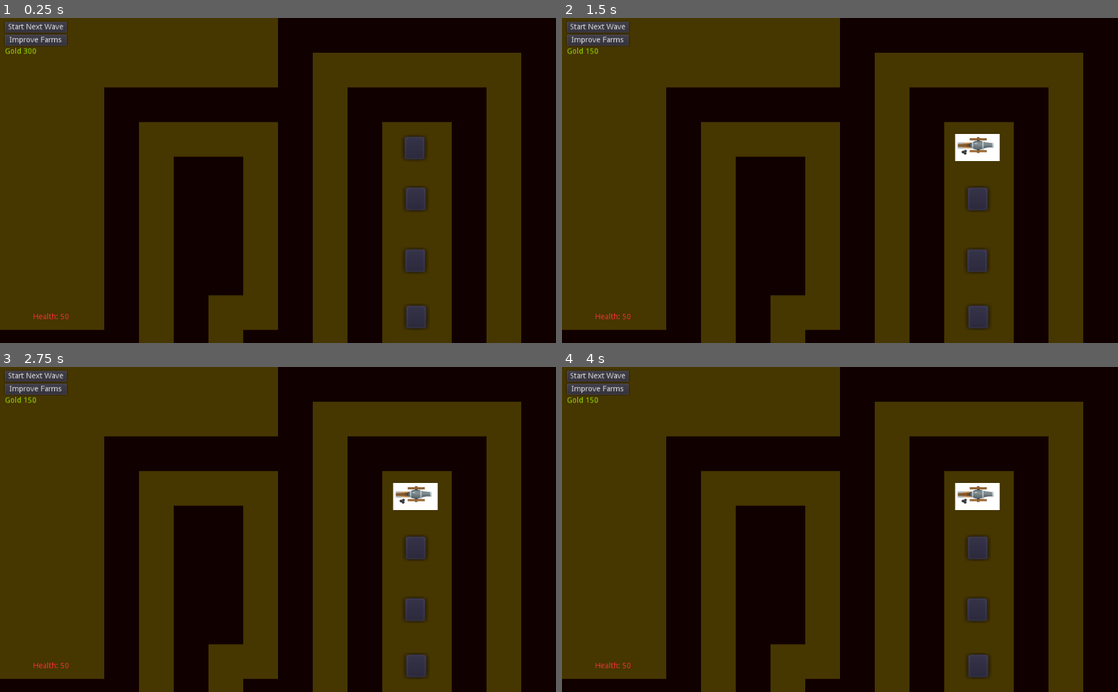
Above: before the commit, frames 1-4 (two rows, left to right).
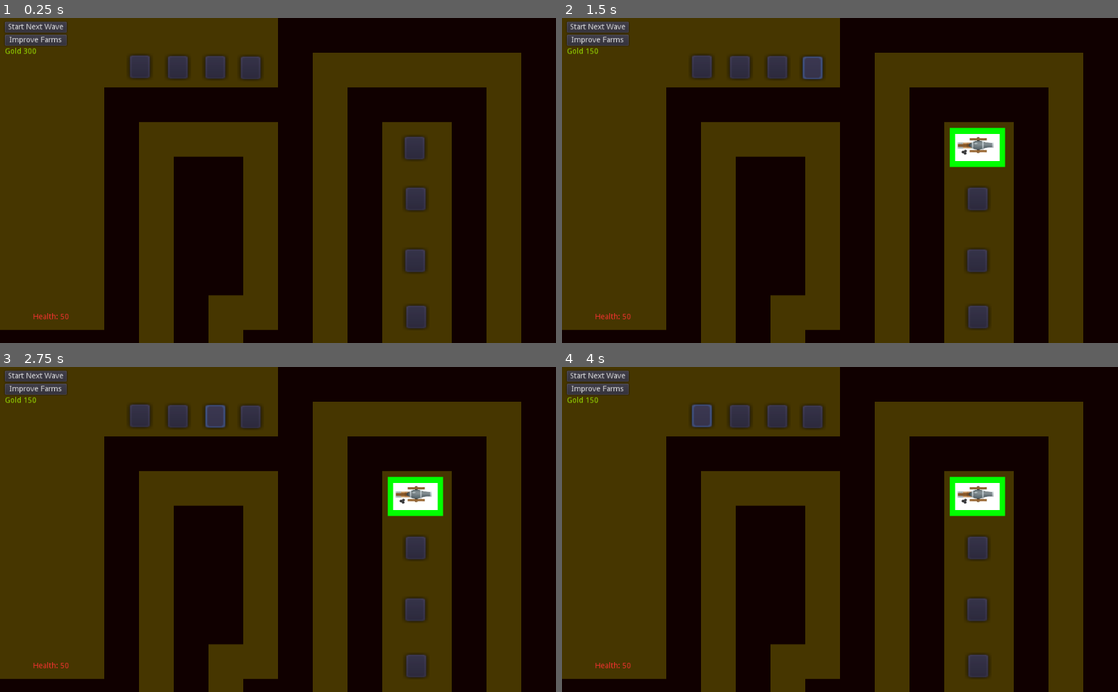
Above: after the commit, the same moments.

Repository: AugustDanell/Godot-Projects
Game: Godot game, scene res://TDD.tscn
Same seed, same stepped clock (60 frames per second), same inputs: the game is played once before the commit and once after it. The engine's default icon, where the game draws it, is replaced by a stand-in: a white triangle on a blue panel in a dark square.
Inputs (mouse positions are in pixels of both pictures, inside the frame that each line leads up to):
- Up to frame 1 (0.25 s): no input
- Up to frame 2 (1.5 s): click (979, 148) at 0.5 s; click (812, 66) at 1.27 s
- Up to frame 3 (2.75 s): click (216, 415) at 2.02 s
- Up to frame 4 (4 s): click (739, 415) at 2.77 s; click (701, 415) at 3.52 s

The runs differ from the first frame. In frame 1, 1.1% of the frame differs, in the area x 23-47%, y 11-20%; in frame 2, 1.6%; in frame 3, 1.6%; in frame 4, 1.6%, in the area x 23-80%, y 11-46%.

Commit message:
Added some markers to the cannon

Diff:
--- a/Towerdefence/TDD.tscn
+++ b/Towerdefence/TDD.tscn
@@ -23,7 +23,7 @@
 
 [sub_resource type="Curve2D" id=2]
 _data = {
-"points": PoolVector2Array( 0, 0, 0, 0, 1239, 166, 0, 0, 0, 0, 1079, 163, 0, 0, 0, 0, 108 …(270 unchanged characters)…
+"points": PoolVector2Array( 0, 0, 0, 0, 1294, 163, 0, 0, 0, 0, 1079, 163, 0, 0, 0, 0, 108 …(270 unchanged characters)…
 }
 
 [sub_resource type="CircleShape2D" id=3]
@@ -49,8 +49,8 @@
 curve = SubResource( 2 )
 
 [node name="PathFollow2D" type="PathFollow2D" parent="PathFollow2D"]
-position = Vector2( 1245, 151 )
-rotation = 3.03887
+position = Vector2( 1294, 163 )
+rotation = 3.14159
 script = ExtResource( 3 )
 speed = 1200
 
@@ -116,6 +116,38 @@
 margin_bottom = 333.0
 rect_scale = Vector2( 3.10195, 2.10406 )
 
+[node name="Button5" type="Button" parent="BuyingPhase/Tower Buttons"]
+modulate = Color( 0.823529, 0.807843, 1, 1 )
+margin_left = 443.0
+margin_top = 71.0
+margin_right = 455.0
+margin_bottom = 91.0
+rect_scale = Vector2( 3.10195, 2.10406 )
+
+[node name="Button6" type="Button" parent="BuyingPhase/Tower Buttons"]
+modulate = Color( 0.823529, 0.807843, 1, 1 )
+margin_left = 378.0
+margin_top = 70.0
+margin_right = 390.0
+margin_bottom = 90.0
+rect_scale = Vector2( 3.10195, 2.10406 )
+
+[node name="Button7" type="Button" parent="BuyingPhase/Tower Buttons"]
+modulate = Color( 0.823529, 0.807843, 1, 1 )
+margin_left = 309.0
+margin_top = 70.0
+margin_right = 321.0
+margin_bottom = 90.0
+rect_scale = Vector2( 3.10195, 2.10406 )
+
+[node name="Button8" type="Button" parent="BuyingPhase/Tower Buttons"]
+modulate = Color( 0.823529, 0.807843, 1, 1 )
+margin_left = 239.0
+margin_top = 69.0
+margin_right = 251.0
+margin_bottom = 89.0
+rect_scale = Vector2( 3.10195, 2.10406 )
+
 [node name="Take Damage" type="Node2D" parent="."]
 position = Vector2( 26, 531 )
 
@@ -141,3 +173,7 @@
 [connection signal="pressed" from="BuyingPhase/Tower Buttons/Button2" to="BuyingPhase" method="_on_Button2_pressed"]
 [connection signal="pressed" from="BuyingPhase/Tower Buttons/Button3" to="BuyingPhase" method="_on_Button3_pressed"]
 [connection signal="pressed" from="BuyingPhase/Tower Buttons/Button4" to="BuyingPhase" method="_on_Button4_pressed"]
+[connection signal="pressed" from="BuyingPhase/Tower Buttons/Button5" to="BuyingPhase" method="_on_Button5_pressed"]
+[connection signal="pressed" from="BuyingPhase/Tower Buttons/Button6" to="BuyingPhase" method="_on_Button6_pressed"]
+[connection signal="pressed" from="BuyingPhase/Tower Buttons/Button7" to="BuyingPhase" method="_on_Button7_pressed"]
+[connection signal="pressed" from="BuyingPhase/Tower Buttons/Button8" to="BuyingPhase" method="_on_Button8_pressed"]
--- a/Towerdefence/cannon.tscn
+++ b/Towerdefence/cannon.tscn
@@ -1,9 +1,10 @@
-[gd_scene load_steps=8 format=2]
+[gd_scene load_steps=9 format=2]
 
 [ext_resource path="res://cannon.png" type="Texture" id=1]
 [ext_resource path="res://cannonScript.gd" type="Script" id=2]
 [ext_resource path="res://sf_cannon_01.mp3" type="AudioStream" id=3]
 [ext_resource path="res://in_hammer_hit_04_hpx.mp3" type="AudioStream" id=4]
+[ext_resource path="res://board.png" type="Texture" id=5]
 
 [sub_resource type="CircleShape2D" id=1]
 radius = 7.80256
@@ -31,6 +32,7 @@
 
 [node name="Sprite" type="Sprite" parent="."]
 scale = Vector2( 0.393541, 0.337248 )
+z_index = 2
 texture = ExtResource( 1 )
 
 [node name="AttackArea" type="Area2D" parent="."]
@@ -46,6 +48,7 @@
 
 [node name="Particles2D" type="Particles2D" parent="."]
 position = Vector2( 29, -5 )
+z_index = 5
 emitting = false
 amount = 50
 lifetime = 3.0
@@ -65,4 +68,9 @@
 [node name="BuildSound" type="AudioStreamPlayer2D" parent="."]
 stream = ExtResource( 4 )
 
+[node name="ready_to_fire" type="Sprite" parent="."]
+scale = Vector2( 0.108961, 0.162698 )
+z_index = 1
+texture = ExtResource( 5 )
+
 [connection signal="timeout" from="Gun Timer" to="." method="_on_Gun_Timer_timeout"]
--- a/Towerdefence/cannonScript.gd
+++ b/Towerdefence/cannonScript.gd
@@ -9,9 +9,11 @@
 onready var particle_effect = $Particles2D
 onready var build_effect = $BuildSmoke
 onready var build_sound = $BuildSound
+onready var ready_to_shoot_square = $ready_to_fire
 
 func _attack(obj):
 	if(ready_to_shoot):
+		ready_to_shoot_square.modulate = Color(255, 0, 0, 40)
 		look_at(obj.global_position)
 		gun_timer.start(wait_time)
 		ready_to_shoot = false
@@ -23,6 +25,7 @@
 func _ready():
 	build_effect.emitting = true
 	build_sound.play()
+	ready_to_shoot_square.modulate = Color(0, 255, 0, 40)
 
 func _physics_process(delta):
 	if len(area.get_overlapping_bodies()) > 0:
@@ -32,3 +35,4 @@
 
 func _on_Gun_Timer_timeout():
 	ready_to_shoot = true
+	ready_to_shoot_square.modulate = Color(0, 255, 0, 40)
--- a/Towerdefence/gameLogic.gd
+++ b/Towerdefence/gameLogic.gd
@@ -1,7 +1,7 @@
 extends Node2D
 export var gold = 300
 export var passive_income = 100
-export var enem_kill = 0
+export var enem_kill = 5
 export var button_mapping = {}
 
 onready var BP = $BuyingPhase
@@ -23,10 +23,14 @@
 func _physics_process(delta):
 	gold_label.text = "Gold %d" % (gold)
 
+	if(enemies == 0 and not BP.visible):
+		_finished_round()
+
 	var bodies = final_area.get_overlapping_bodies()
 	if(len(bodies) > 0):
 		for i in range(len(bodies)):
 			health -= 1
+			enemies -= 1
 			bodies[i].queue_free()
 
 		health_label.text = "Health: %d"%(health)
@@ -55,14 +59,14 @@
 		var enemyInst = enemy.instance()
 		path.add_child(enemyInst)
 
+func _finished_round():
+	BP.visible = true
+	path.offset = 0
+	gold += passive_income
+
 func killedEnem():
 	enemies -= 1
 	gold += enem_kill
-	if(enemies == 0):
-		BP.visible = true
-		path.offset = 0
-		gold += passive_income
-
 
 func _on_farms_pressed():
 	if(gold >= 100):
--- a/Towerdefence/towerHandler.gd
+++ b/Towerdefence/towerHandler.gd
@@ -1,11 +1,17 @@
 extends Control
 signal tryToBuildTower(button)
+signal tryToBuildQuarry(button)
+
 onready var button1 = $"Tower Buttons/Button"
 onready var button2 = $"Tower Buttons/Button2"
 onready var button3 = $"Tower Buttons/Button3"
 onready var button4 = $"Tower Buttons/Button4"
+onready var button5 = $"Tower Buttons/Button5"
+onready var button6 = $"Tower Buttons/Button6"
+onready var button7 = $"Tower Buttons/Button7"
+onready var button8 = $"Tower Buttons/Button8"
 
-onready var button_list = [button1, button2, button3, button4]
+onready var button_list = [button1, button2, button3, button4, button5, button6, button7, button8]
 
 
 # Called when the node enters the scene tree for the first time.
@@ -17,10 +23,6 @@
 
 func get_cord(index):
 	return button_list[index].get_global_transform()
-# Called every frame. 'delta' is the elapsed time since the previous frame.
-#func _process(delta):
-#	pass
-
 
 func _on_Button_pressed():
 	emit_signal("tryToBuildTower", 0)
@@ -35,3 +37,17 @@
 
 func _on_Button4_pressed():
 	emit_signal("tryToBuildTower", 3)
+
+
+func _on_Button5_pressed():
+	emit_signal("tryToBildQuarry", 4)
+
+
+func _on_Button6_pressed():
+	emit_signal("tryToBildQuarry", 5)
+
+func _on_Button7_pressed():
+	emit_signal("tryToBildQuarry", 6)
+
+func _on_Button8_pressed():
+	emit_signal("tryToBildQuarry", 7)
